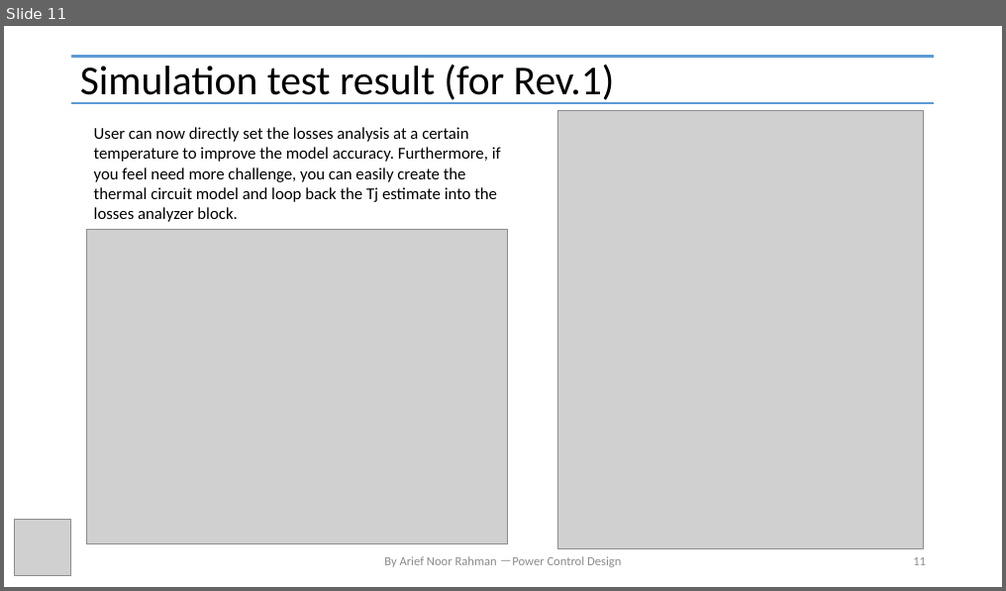
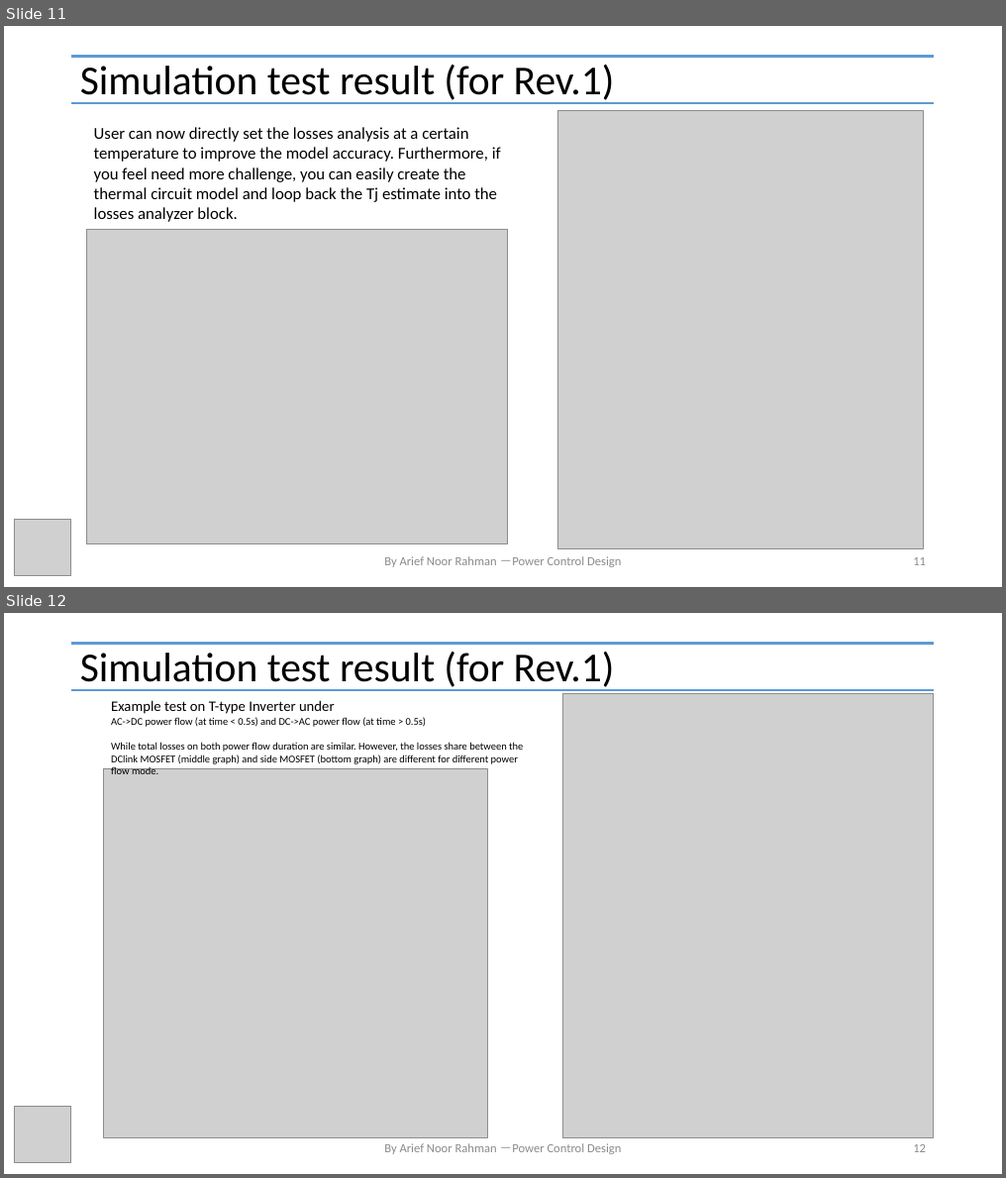
Before and after one commit to physicboy/QSPICE, a slide deck: Ideal PWL Transient Losses Analysis/PWL Losses Analysis.pptx. Shown one above the other, each under a label of ours: slide 11 before the commit, slides 11 and 12 after it. The pictures are 1006x591 and 1006x1178 pixels, drawn with LibreOffice and Linux fonts; fonts in the diff are those of the drawing; grey boxes stand for pictures. Boxes give left, top, right and bottom in pixels: in the first picture for what was removed or moved away, otherwise in the second. Text is boxed around its words. In the diff, an @@ line names an element or a change of style, - is before the commit and + after.

```diff
--- a/Ideal PWL Transient Losses Analysis/PWL Losses Analysis.pptx
+++ b/Ideal PWL Transient Losses Analysis/PWL Losses Analysis.pptx
@@ slide 12 added at [4, 613, 1002, 1174], background #FFFFFF @@
@@ line added from (71, 643) to (934, 643), #5B9BD5 2.25 pt @@
@@ title added at [80, 651, 615, 691], 39.6 pt, text #000000 @@
+Simulation test result (for Rev.1)
@@ line added from (71, 690) to (934, 690), #5B9BD5 2.25 pt @@
@@ text added at [111, 700, 523, 774], 10 pt, text #000000 @@
+Example test on T-type Inverter under
+AC->DC power flow (at time < 0.5s) and DC->AC power flow (at time > 0.5s)
+While total losses on both power flow duration are similar. However, the losses share between the DClink MOSFET (middle graph) and side MOSFET (bottom graph) are different for different power flow mode.
@@ picture added at [563, 694, 934, 1139] @@
@@ picture added at [104, 769, 487, 1139] @@
@@ picture added at [14, 1106, 70, 1163] @@
@@ text added at [384, 1144, 621, 1155], 12 pt, text #8C8C8C @@
+By Arief Noor Rahman －Power Control Design
@@ page number added at [913, 1145, 926, 1153], 12 pt, text #8C8C8C @@
+12
```
